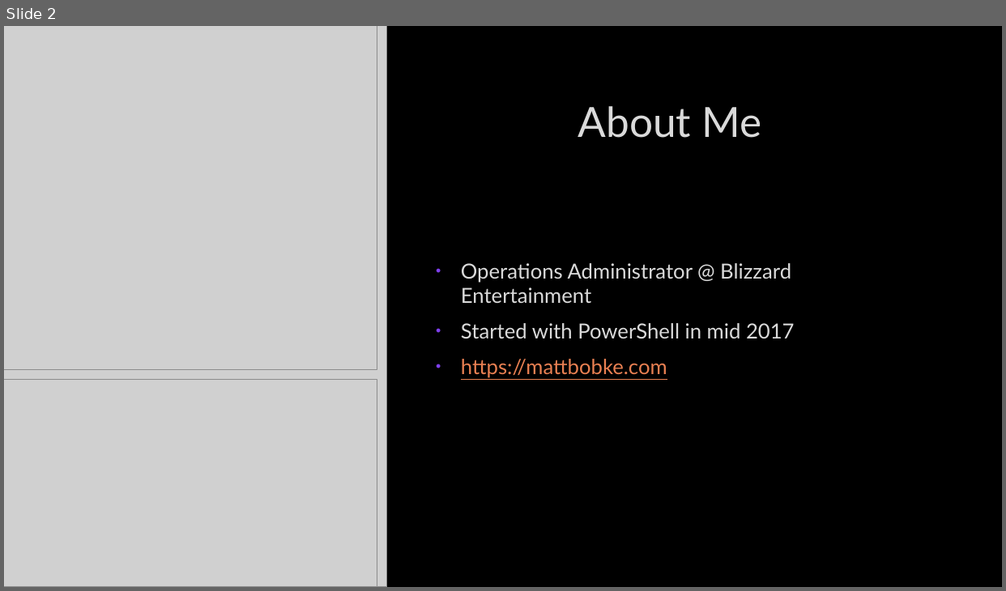
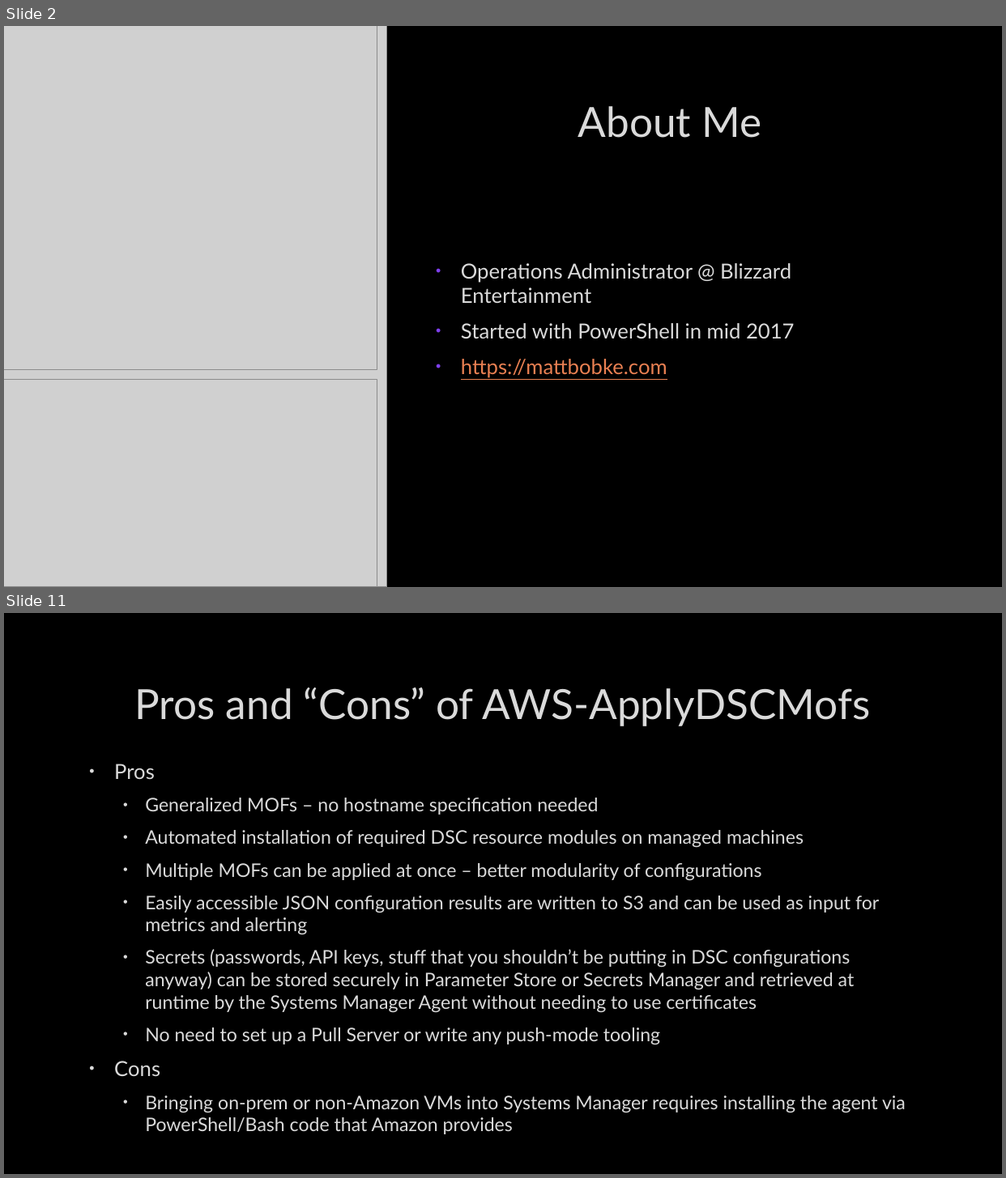
Before and after one commit to mcbobke/AWSPowerShellDemo, a slide deck: AWSPowerShellDemo.pptx. Shown one above the other, each under a label of ours: slide 2 before the commit, slides 2 and 11 after it; the slides between them are not shown. The pictures are 1006x591 and 1006x1178 pixels, drawn with LibreOffice and Linux fonts; fonts in the diff are those of the drawing; grey boxes stand for pictures; background and template pictures are left out. Boxes give left, top, right and bottom in pixels: in the first picture for what was removed or moved away, otherwise in the second. Text is boxed around its words. In the diff, an @@ line names an element or a change of style, - is before the commit and + after.

Commit message:
PowerPoint finished except for proofreading

```diff
--- a/AWSPowerShellDemo.pptx
+++ b/AWSPowerShellDemo.pptx
@@ slide 11 added at [4, 613, 1002, 1174], background picture (left out) @@
@@ title added at [135, 688, 870, 726], 40 pt, text #DADADA @@
+Pros and “Cons” of AWS-ApplyDSCMofs
@@ text added at [114, 764, 906, 1135], 18 pt, text #DADADA @@
+• Pros
+  • Generalized MOFs – no hostname specification needed
+  • Automated installation of required DSC resource modules on managed machines
+  • Multiple MOFs can be applied at once – better modularity of configurations
+  • Easily accessible JSON configuration results are written to S3 and can be used as input for metrics and alerting
+  • Secrets (passwords, API keys, stuff that you shouldn’t be putting in DSC configurations anyway) can be stored securely in Parameter Store or Secrets Manager and retrieved at runtime by the Systems Manager Agent without needing to use certificates
+  • No need to set up a Pull Server or write any push-mode tooling
+• Cons
+  • Bringing on-prem or non-Amazon VMs into Systems Manager requires installing the agent via PowerShell/Bash code that Amazon provides
```
Also in this commit, not shown: 3 slides changed, 5 other slides added.
